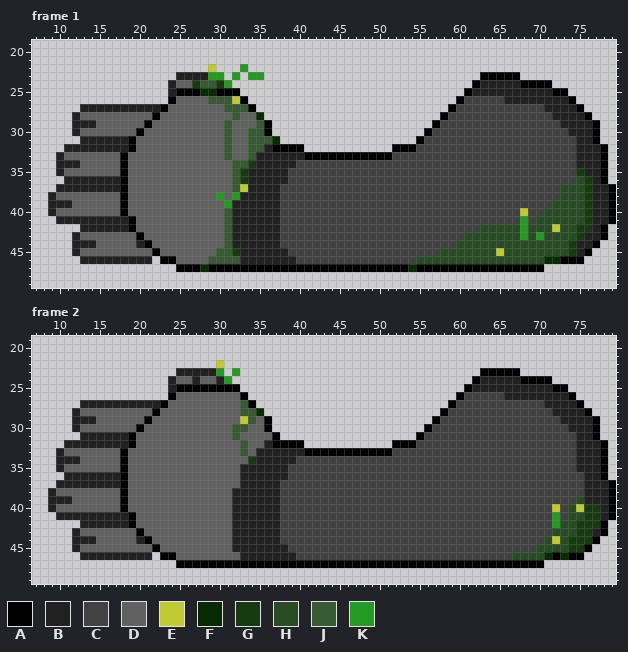
Edited in one commit: pixel-art file (Assets/Arts/Enemies/Boss/AncientOne/Awake/RHAwake.aseprite). Above: the version before the commit.
80x80 pixels, 4 frames. Colours within 5 levels of each other are drawn and written as one. Shown: frame 1: x 7..79, y 19..49; frame 2: x 7..79, y 19..49. The commit also changed other frames, which this record leaves out.
Visible layers, top first: "RightHand/Flower", "RightHand/Moss" opacity 50%, "RightHand/LeftHandArmor", "RightHand/LeftHand".
Palette (. is transparent): A #000000  B #212121  C #424242  D #616161  E #c0ca33  F #072a01  G #173a11  H #274b22  J #375a32  K #259b24
Pixels before, frame 1, first column x 9:
22 ....................E...K..............................................
23 ................BBBBKK.K.KK...........................AAAAA............
24 ...............BDDGJJGK..............................ABBBBBAAAA........
25 ...............BAAAFFAAA............................ABBBBBBBBBBAA......
26 ...............ADDDDJJJEA..........................ACCCCCBBBBBBBBA.....
27 ....BBBBBBBBBBADDDDDDDJJJA........................ACCCCCCCCCCCBBBBA....
28 ...BDDDDDDDDDADDDDDDDDDJDDF......................ACCCCCCCCCCCCCBBBBA...
29 ...BBBDDDDDDADDDDDDDDDJDDDJA....................ACCCCCCCCCCCCCCCBBBBA..
30 ...BDDDDDDDADDDDDDDDDDJDDJJA...................ACCCCCCCCCCCCCCCCCBBBA..
31 ....BBBBBBADDDDDDDDDDDJDDJJJF.................ACCCCCCCCCCCCCCCCCCCBBA..
32 ..BBBBBBBBADDDDDDDDDDDJDDJJBAAAA...........AAACCCCCCCCCCCCCCCCCCCCBBBA.
33 .BDDDDDDDADDDDDDDDDDDDJDDJBBBBBBAAAAAAAAAAACCCCCCCCCCCCCCCCCCCCCCCBBBA.
34 .BBBDDDDDADDDDDDDDDDDDDJJGBBBBBCCCCCCCCCCCCCCCCCCCCCCCCCCCCCCCCCCCBBBA.
35 .BDDDDDDDADDDDDDDDDDDDDJGBBBBBCCCCCCCCCCCCCCCCCCCCCCCCCCCCCCCCCCCCGBBA.
36 ..BBBBBBBADDDDDDDDDDDDDJGBBBBBCCCCCCCCCCCCCCCCCCCCCCCCCCCCCCCCCCCCHGBA.
37 .BBBBBBBBADDDDDDDDDDDDDJEBBBBCCCCCCCCCCCCCCCCCCCCCCCCCCCCCCCCCCCHHHGBBA
38 BDDDDDDDDADDDDDDDDDDDKDKBBBBBCCCCCCCCCCCCCCCCCCCCCCCCCCCCCCCCCCCHHHGBBA
39 BBBDDDDDDADDDDDDDDDDDDKBBBBBBCCCCCCCCCCCCCCCCCCCCCCCCCCCCCCCCCCHHHHGBBA
40 BDDDDDDDDADDDDDDDDDDDDJBBBBBBCCCCCCCCCCCCCCCCCCCCCCCCCCCCCCECCHHHHHGBBA
41 .BBBBBBBBBADDDDDDDDDDDJBBBBBBCCCCCCCCCCCCCCCCCCCCCCCCCCCCCCKCHHHHHHGBBA
42 ....BBBBBBADDDDDDDDDDDJBBBBBBCCCCCCCCCCCCCCCCCCCCCCCCCHHHHHKHHHEHHGGBA.
43 ...BDDDDDDDADDDDDDDDDDJBBBBBBCCCCCCCCCCCCCCCCCCCCCCCHHHHHHHKHKHHHHGBBA.
44 ...BBBDDDDDBADDDDDDDDDJBBBBBBCCCCCCCCCCCCCCCCCCCCCCHHHHHHHHHHHHHHGBBA..
45 ...BDDDDDDDDDADDDDDDDJJGBBBBBBCCCCCCCCCCCCCCCCCCCHHHHHHHEHHHHHHHHGBA...
46 ....BBBBBBBBB.AADDDDJJJJBBBBBBBCCCCCCCCCCCCCCCHHHHHHHHHHHHHHHHFFAAA....
47 ................AAAFAAAAAAAAAAAAAAAAAAAAAAAAAFAAAAAAAAAAAAAAAA.........
Pixels before, frame 2, first column x 9:
22 .....................E.................................................
23 ................BBBBBK.K..............................AAAAA............
24 ...............BDDBDDBK..............................ABBBBBAAAA........
25 ...............BAAAAAAAA............................ABBBBBBBBBBAA......
26 ...............ADDDDDDDDA..........................ACCCCCBBBBBBBBA.....
27 ....BBBBBBBBBBADDDDDDDDDJA........................ACCCCCCCCCCCBBBBA....
28 ...BDDDDDDDDDADDDDDDDDDDJJF......................ACCCCCCCCCCCCCBBBBA...
29 ...BBBDDDDDDADDDDDDDDDDDEJDA....................ACCCCCCCCCCCCCCCBBBBA..
30 ...BDDDDDDDADDDDDDDDDDDJJDDA...................ACCCCCCCCCCCCCCCCCBBBA..
31 ....BBBBBBADDDDDDDDDDDDJDDDDA.................ACCCCCCCCCCCCCCCCCCCBBA..
32 ..BBBBBBBBADDDDDDDDDDDDDJDDBAAAA...........AAACCCCCCCCCCCCCCCCCCCCBBBA.
33 .BDDDDDDDADDDDDDDDDDDDDDJDBBBBBBAAAAAAAAAAACCCCCCCCCCCCCCCCCCCCCCCBBBA.
34 .BBBDDDDDADDDDDDDDDDDDDDDGBBBBBCCCCCCCCCCCCCCCCCCCCCCCCCCCCCCCCCCCBBBA.
35 .BDDDDDDDADDDDDDDDDDDDDDBBBBBBCCCCCCCCCCCCCCCCCCCCCCCCCCCCCCCCCCCCBBBA.
36 ..BBBBBBBADDDDDDDDDDDDDDBBBBBBCCCCCCCCCCCCCCCCCCCCCCCCCCCCCCCCCCCCCBBA.
37 .BBBBBBBBADDDDDDDDDDDDDDBBBBBCCCCCCCCCCCCCCCCCCCCCCCCCCCCCCCCCCCCCCBBBA
38 BDDDDDDDDADDDDDDDDDDDDDBBBBBBCCCCCCCCCCCCCCCCCCCCCCCCCCCCCCCCCCCCCCBBBA
39 BBBDDDDDDADDDDDDDDDDDDDBBBBBBCCCCCCCCCCCCCCCCCCCCCCCCCCCCCCCCCCCCCHBBBA
40 BDDDDDDDDADDDDDDDDDDDDDBBBBBBCCCCCCCCCCCCCCCCCCCCCCCCCCCCCCCCCCECHEGGBA
41 .BBBBBBBBBADDDDDDDDDDDDBBBBBBCCCCCCCCCCCCCCCCCCCCCCCCCCCCCCCCCCKCHHGGBA
42 ....BBBBBBADDDDDDDDDDDDBBBBBBCCCCCCCCCCCCCCCCCCCCCCCCCCCCCCCCCCKHHGGGA.
43 ...BDDDDDDDADDDDDDDDDDDBBBBBBCCCCCCCCCCCCCCCCCCCCCCCCCCCCCCCCCCHHHGGBA.
44 ...BBBDDDDDBADDDDDDDDDDBBBBBBCCCCCCCCCCCCCCCCCCCCCCCCCCCCCCCCCHEHGGGA..
45 ...BDDDDDDDDDADDDDDDDDDBBBBBBBCCCCCCCCCCCCCCCCCCCCCCCCCCCCCCCHHHHGGA...
46 ....BBBBBBBBB.AADDDDDDDDBBBBBBBCCCCCCCCCCCCCCCCCCCCCCCCCCCHHHHFAFAA....
47 ................AAAAAAAAAAAAAAAAAAAAAAAAAAAAAAAAAAAAAAAAAAAAAA.........
The same view after the edit:
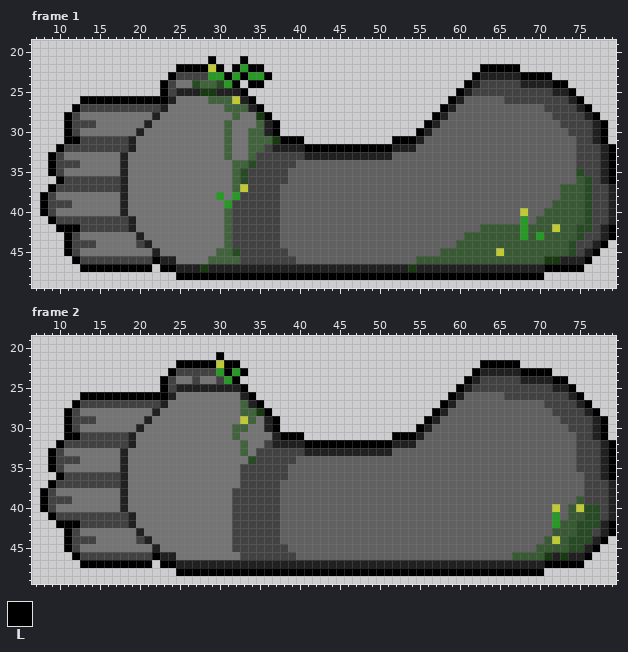
Colours new in this view: L #000000
From old to new:
layer "RightHand/LeftHand" now hidden
layer "RightHand/LeftHandArmor" now hidden
layer "RightHand/Moss" now hidden
layer "Flattened" added
colour A: #000000 -> #212121
colour B: #212121 -> #424242
colour C: #424242 -> #616161
colour D: #616161 -> #757575
colour F: #072a01 -> #173a11
colour G: #173a11 -> #274b22
colour H: #274b22 -> #375a32
colour J: #375a32 -> #41643c
Frame 1, layer "Flattened":
y 21: x 29 . -> L; x 33 . -> L
y 22: x 25..28 .... -> LLLL; x 30 . -> L; x 32 . -> L; x 34..35 .. -> LL; x 63..67 ..... -> LLLLL
y 23: x 24 . -> L; x 31 . -> L; x 33 . -> L; x 36 . -> L; x 62 . -> L; x 68..71 .... -> LLLL
y 24: x 23 . -> L; x 32 . -> L; x 34..35 .. -> LL; x 61 . -> L; x 72..73 .. -> LL
y 25: x 23 . -> L; x 33 . -> L; x 60 . -> L; x 74 . -> L
y 26: x 13..23 ........... -> LLLLLLLLLLL; x 34 . -> L; x 59 . -> L; x 75 . -> L
y 27: x 12 . -> L; x 35 . -> L; x 58 . -> L; x 76 . -> L
y 28: x 11 . -> L; x 36 . -> L; x 57 . -> L; x 77 . -> L
y 29: x 11 . -> L; x 37 . -> L; x 56 . -> L; x 78 . -> L
y 30: x 11 . -> L; x 37 . -> L; x 55 . -> L; x 78 . -> L
y 31: x 11..12 .. -> LL; x 38..40 ... -> LLL; x 52..54 ... -> LLL; x 78 . -> L
y 32: x 10 . -> L; x 41..51 ........... -> LLLLLLLLLLL; x 79 . -> L
y 33..35: x 9 . -> L; x 79 . -> L
y 36: x 10 . -> L; x 79 . -> L
y 37: x 9 . -> L
y 38..40: x 8 . -> L
y 41: x 9 . -> L
y 42: x 10..12 ... -> LLL; x 79 . -> L
y 43: x 11 . -> L; x 79 . -> L
y 44: x 11 . -> L; x 78 . -> L
y 45: x 11 . -> L; x 77 . -> L
y 46: x 12 . -> L; x 22 . -> L; x 76 . -> L
y 47: x 13..21 ......... -> LLLLLLLLL; x 23..24 .. -> LL; x 71..75 ..... -> LLLLL
y 48: x 25..70 .............................................. -> LLLLLLLLLLLLLLLLLLLLLLLLLLLLLLLLLLLLLLLLLLLLLL
Frame 2, layer "Flattened":
y 21: x 30 . -> L
y 22: x 25..29 ..... -> LLLLL; x 31..32 .. -> LL; x 63..67 ..... -> LLLLL
y 23: x 24 . -> L; x 31 . -> L; x 33 . -> L; x 62 . -> L; x 68..71 .... -> LLLL
y 24: x 23 . -> L; x 32 . -> L; x 61 . -> L; x 72..73 .. -> LL
y 25: x 23 . -> L; x 33 . -> L; x 60 . -> L; x 74 . -> L
y 26: x 13..23 ........... -> LLLLLLLLLLL; x 34 . -> L; x 59 . -> L; x 75 . -> L
y 27: x 12 . -> L; x 35 . -> L; x 58 . -> L; x 76 . -> L
y 28: x 11 . -> L; x 36 . -> L; x 57 . -> L; x 77 . -> L
y 29: x 11 . -> L; x 37 . -> L; x 56 . -> L; x 78 . -> L
y 30: x 11 . -> L; x 37 . -> L; x 55 . -> L; x 78 . -> L
y 31: x 11..12 .. -> LL; x 38..40 ... -> LLL; x 52..54 ... -> LLL; x 78 . -> L
y 32: x 10 . -> L; x 41..51 ........... -> LLLLLLLLLLL; x 79 . -> L
y 33..35: x 9 . -> L; x 79 . -> L
y 36: x 10 . -> L; x 79 . -> L
y 37: x 9 . -> L
y 38..40: x 8 . -> L
y 41: x 9 . -> L
y 42: x 10..12 ... -> LLL; x 79 . -> L
y 43: x 11 . -> L; x 79 . -> L
y 44: x 11 . -> L; x 78 . -> L
y 45: x 11 . -> L; x 77 . -> L
y 46: x 12 . -> L; x 22 . -> L; x 76 . -> L
y 47: x 13..21 ......... -> LLLLLLLLL; x 23..24 .. -> LL; x 71..75 ..... -> LLLLL
y 48: x 25..70 .............................................. -> LLLLLLLLLLLLLLLLLLLLLLLLLLLLLLLLLLLLLLLLLLLLLL
Where, in picture pixels (left, top, right, bottom), the same in both pictures:
changed: (40, 56, 616, 280)
changed: (40, 352, 616, 576)
